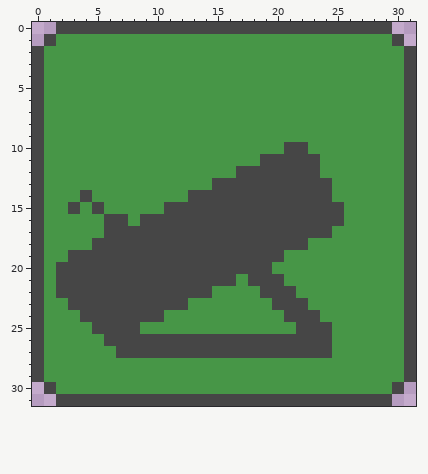
One commit to this pixel-art sprite: android/assets/Interface/cannon.png. Above is the file before it was changed.
The file is 32x32 pixels. Colours within 5 levels of each other are drawn and written as one.
New version:
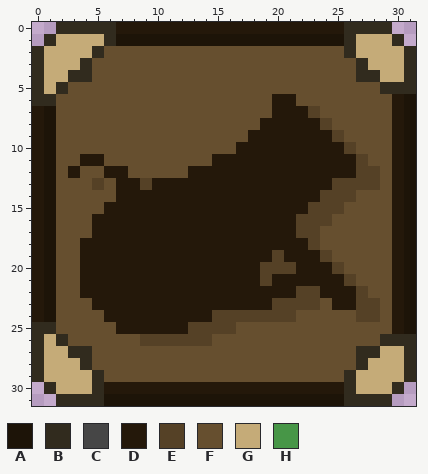
Palette (. is transparent): A #1d1408  B #312b1e  C #464646  D #24180a  E #554126  F #664f2f  G #c5ab78  H #479647
The edit:
Changed rows in their new state; - is an unchanged pixel.
first column x 0:
 0 --BBBBBDDDDDDDDDDDDDDDDDDDBBBB--
 1 -BGGGGBAAAAAAAAAAAAAAAAAAABGGGB-
 2 BGGGGBFFFFFFFFFFFFFFFFFFFFBGGGGB
 3 BGGGBFFFFFFFFFFFFFFFFFFFFFFBGGGB
 4 BGGBBFFFFFFFFFFFFFFFFFFFFFFBBGGB
 5 BGBFFFFFFFFFFFFFFFFFFFFFFFFFFBBB
 6 BBFFFFFFFFFFFFFFFFFFDDFFFFFFFFDA
 7 DAFFFFFFFFFFFFFFFFFFDDDEFFFFFFDA
 8 DAFFFFFFFFFFFFFFFFFDDDDDEFFFFFDA
 9 DAFFFFFFFFFFFFFFFFDDDDDDDEFFFFDA
10 DAFFFFFFFFFFFFFFFDDDDDDDDDEFFFDA
11 DAFFDDFFFFFFFFFDDDDDDDDDDDDEFFDA
12 DAFDFFDDFFFFFDDDDDDDDDDDDDDEEFDA
13 DAFFFEFDDEDDDDDDDDDDDDDDDEEEEFDA
14 DAFFFFFDDDDDDDDDDDDDDDDDEEEFFFDA
15 DAFFFFDDDDDDDDDDDDDDDDDEEEFFFFDA
16 DAFFFDDDDDDDDDDDDDDDDDEEEFFFFFDA
17 DAFFFDDDDDDDDDDDDDDDDDEEFFFFFFDA
18 DAFFDDDDDDDDDDDDDDDDDDDEFFFFFFDA
19 DAFFDDDDDDDDDDDDDDDDEDDDEFFFFFDA
20 DAFFDDDDDDDDDDDDDDDEEEDDDEFFFFDA
21 DAFFDDDDDDDDDDDDDDDEDDDDDDEFFFDA
22 DAFFDDDDDDDDDDDDDDDDDDEEDDDEFFDA
23 DAFFFDDDDDDDDDDDDDDDEEEEFDDEEFDA
24 DAFFFFDDDDDDDDDEEEEEEEFFFFFEEFDA
25 BBFFFFFDDDDDDEEEEFFFFFFFFFFFFFDA
26 BGBFFFFFFEEEEEEFFFFFFFFFFFFFFBBB
27 BGGBBFFFFFFFFFFFFFFFFFFFFFFBBGGB
28 BGGGBFFFFFFFFFFFFFFFFFFFFFFBGGGB
29 BGGGGBFFFFFFFFFFFFFFFFFFFFBGGGGB
30 -BGGGBDDDDDDDDDDDDDDDDDDDDBGGGB-
31 --BBBBAAAAAAAAAAAAAAAAAAAABBBB--
Where, in picture pixels (left, top, right, bottom), the same in both pictures:
changed: (32, 22, 416, 406)
